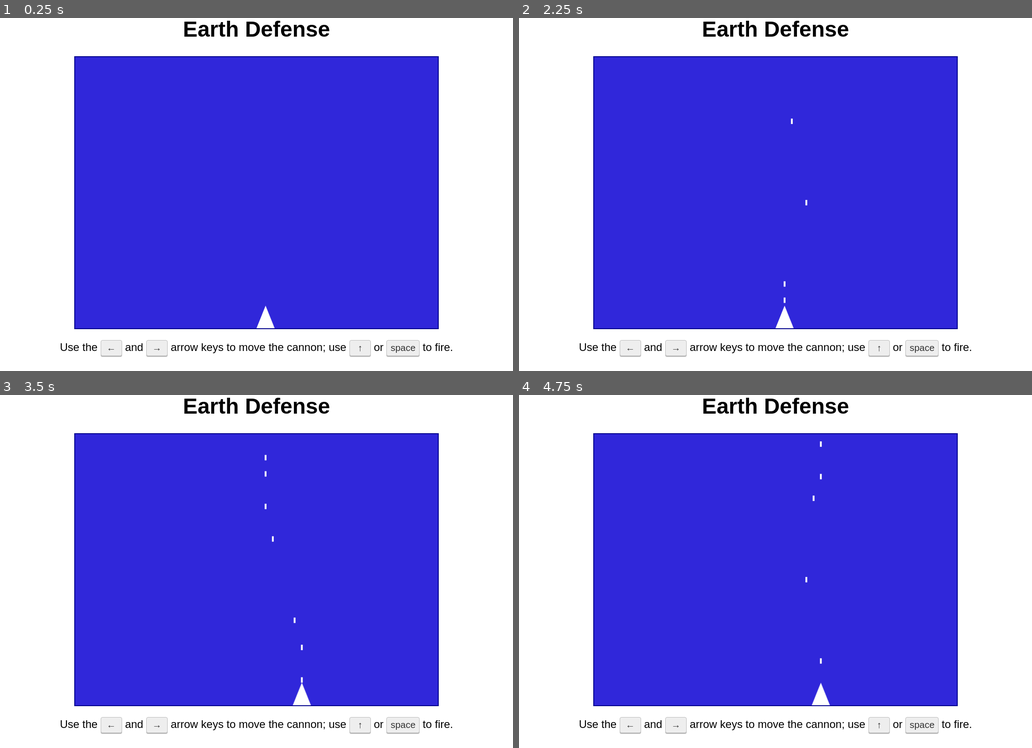
Above: before the commit, frames 1-4 (two rows, left to right).
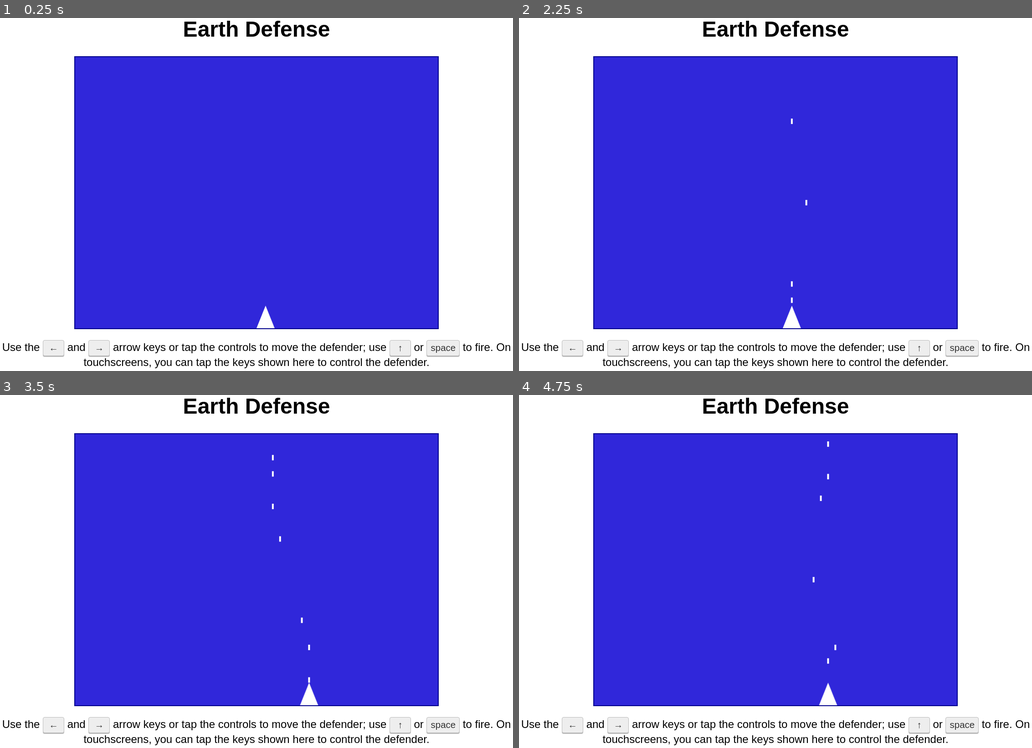
Above: after the commit, the same moments.

Repository: MDecker-MobileComputing/HTML_Game_EarthDefense
Game: browser game, page docs/index.html
Two runs of this game, one before a commit and one after it. Both use one fixed random seed, a clock stepped at 60 frames per second and the inputs below.
Inputs (mouse positions are in pixels of both pictures, inside the frame that each line leads up to):
- Up to frame 1 (0.25 s): no input
- Up to frame 2 (2.25 s): hold Right 1.03-1.53 s; tap Space at 1.1, 1.6, 2.1 s; hold Left 1.58-2.15 s; click (616, 349) at 2.02 s, where only the run after the commit has a clickable "→"; hold Up from 2.2 s (still down)
- Up to frame 3 (3.5 s): release Up at 2.5 s; hold Right 2.55-3.22 s; tap Space at 2.6, 3.1 s; hold Up from 3.27 s (still down)
- Up to frame 4 (4.75 s): release Up at 3.5 s; hold Left 3.55-3.98 s; tap Space at 3.6, 4.1, 4.6 s; hold Right 4.03-4.53 s; click (919, 726) at 4.52 s, where only the run after the commit has a clickable "↑"; hold Left from 4.58 s (still down)

The runs differ from the first frame. In frame 1, 1.6% of the frame differs, in the area x 0-100%, y 91-100%; in frame 2, 1.7%; in frame 3, 1.8%, in the area x 0-100%, y 16-100%; in frame 4, 1.8%.

Commit message:
Defender can now be moved also with touch

Diff:
--- a/docs/EarthDefense.css
+++ b/docs/EarthDefense.css
@@ -20,6 +20,20 @@
     line-height     : 1.4;
 }
 
+.control-button {
+    padding         : 0;
+    background      : none;
+    border          : 0;
+    font            : inherit;
+    cursor          : pointer;
+    touch-action    : manipulation;
+}
+
+.control-button:focus-visible {
+    outline         : 2px solid currentColor;
+    outline-offset  : 3px;
+}
+
 #gameArea {
     position        : relative;
     display         : block;
--- a/docs/EarthDefense.js
+++ b/docs/EarthDefense.js
@@ -1,15 +1,15 @@
 "use strict";
 
 const MOVE_STEP     = 2; // percent of the game area per key press
-const CANNON_WIDTH  = 40; // width of the cannon sprite (triangle) in px
-const CANNON_HEIGHT = 50; // height of the cannon sprite (triangle) in px
+const DEFENDER_WIDTH  = 40; // width of the defender sprite (triangle) in px
+const DEFENDER_HEIGHT = 50; // height of the defender sprite (triangle) in px
 const SHOT_LENGTH   = 12; // length of a projectile in px
 const SHOT_SPEED    = 6; // projectile movement per animation frame in px
 
 let canvas    = null;
 let context2d = null;
 
-let cannonLeft     = 50; // current horizontal position of the cannon in percent of the game area
+let defenderLeft     = 50; // current horizontal position of the defender in percent of the game area
 let shotsArray     = [];
 let animationFrame = null;
 
@@ -28,22 +28,30 @@
 
         handleKeydown( event, canvas, context2d );
     });
+
+    document.querySelectorAll( "[data-control]" ).forEach( function ( control ) {
+
+        control.addEventListener( "click", function ( event ) {
+
+            handleControl( event.currentTarget.dataset.control, canvas, context2d );
+        });
+    });
 });
 
 
 /*
- * Draws the cannon at its current position on the canvas.
+ * Draws the defender at its current position on the canvas.
  */
-function drawCannon( canvas, ctx ) {
+function drawDefender( canvas, ctx ) {
 
-    const baseX = ( canvas.width * cannonLeft ) / 100;
+    const baseX = ( canvas.width * defenderLeft ) / 100;
     const baseY = canvas.height; // base line rests on the bottom of the game area
 
     ctx.fillStyle = "#fff"; // pure white
     ctx.beginPath();
     ctx.moveTo( baseX, baseY );
-    ctx.lineTo( baseX + CANNON_WIDTH, baseY );
-    ctx.lineTo( baseX + CANNON_WIDTH / 2, baseY - CANNON_HEIGHT );
+    ctx.lineTo( baseX + DEFENDER_WIDTH, baseY );
+    ctx.lineTo( baseX + DEFENDER_WIDTH / 2, baseY - DEFENDER_HEIGHT );
     ctx.closePath();
     ctx.fill();
 }
@@ -68,12 +76,12 @@
 
 
 /*
- * Clears the game area and redraws the cannon and active projectiles.
+ * Clears the game area and redraws the defender and active projectiles.
  */
 function redrawGameArea( canvas, ctx ) {
 
     ctx.clearRect( 0, 0, canvas.width, canvas.height );
-    drawCannon( canvas, ctx );
+    drawDefender( canvas, ctx );
     drawShots( ctx );
 }
 
@@ -104,13 +112,13 @@
 
 
 /*
- * Fires a projectile from the cannon's tip at its current horizontal position.
+ * Fires a projectile from the defender's tip at its current horizontal position.
  */
 function fireShot() {
 
     shotsArray.push( {
-        x: ( canvas.width * cannonLeft ) / 100 + CANNON_WIDTH / 2,
-        y: canvas.height - CANNON_HEIGHT
+        x: ( canvas.width * defenderLeft ) / 100 + DEFENDER_WIDTH / 2,
+        y: canvas.height - DEFENDER_HEIGHT
     } );
 
     if ( animationFrame === null ) {
@@ -121,18 +129,38 @@
 
 
 /*
- * Moves the cannon by the given delta and redraws the game area.
+ * Moves the defender by the given delta and redraws the game area.
  */
-function moveCannon( delta, canvas, ctx ) {
+function moveDefender( delta, canvas, ctx ) {
 
-    const maxCannonLeft = ( canvas.width - CANNON_WIDTH ) / canvas.width * 100;
-    cannonLeft = Math.min( Math.max( cannonLeft + delta, 0 ), maxCannonLeft );
+    const maxDefenderLeft = ( canvas.width - DEFENDER_WIDTH ) / canvas.width * 100;
+    defenderLeft = Math.min( Math.max( defenderLeft + delta, 0 ), maxDefenderLeft );
     redrawGameArea( canvas, ctx );
 }
 
 
 /*
- * Handles keyboard events and moves the cannon accordingly.
+ * Executes a control action from either a keyboard key or a tapped button.
+ */
+function handleControl( control, canvas, ctx ) {
+
+    if ( control === "left" ) {
+
+        moveDefender( -MOVE_STEP, canvas, ctx );
+
+    } else if ( control === "right" ) {
+
+        moveDefender( MOVE_STEP, canvas, ctx );
+
+    } else if ( control === "fire" ) {
+
+        fireShot();
+    }
+}
+
+
+/*
+ * Handles keyboard events and moves the defender accordingly.
  */
 function handleKeydown( event, canvas, ctx ) {
 
@@ -140,18 +168,18 @@
 
         event.preventDefault();
 
-        moveCannon( -MOVE_STEP, canvas, ctx );
+        handleControl( "left", canvas, ctx );
 
     } else if ( event.key === "ArrowRight" ) {
 
         event.preventDefault();
 
-        moveCannon( MOVE_STEP, canvas, ctx );
+        handleControl( "right", canvas, ctx );
 
     } else if ( event.key === "ArrowUp" || event.code === "Space" || event.key === " " ) {
 
         event.preventDefault();
 
-        fireShot();
+        handleControl( "fire", canvas, ctx );
     }
 }
--- a/docs/index.html
+++ b/docs/index.html
@@ -16,8 +16,16 @@
     </canvas>
 
     <p>
-      Use the <kbd>&larr;</kbd> and <kbd>&rarr;</kbd> arrow keys to move the cannon;
-      use <kbd>&uarr;</kbd> or <kbd>space</kbd> to fire.
+      Use the
+      <button type="button" class="control-button" data-control="left" aria-label="Move defender left"><kbd>&larr;</kbd></button>
+      and
+      <button type="button" class="control-button" data-control="right" aria-label="Move defender right"><kbd>&rarr;</kbd></button>
+      arrow keys or tap the controls to move the defender; use
+      <button type="button" class="control-button" data-control="fire" aria-label="Fire"><kbd>&uarr;</kbd></button>
+      or
+      <button type="button" class="control-button" data-control="fire" aria-label="Fire"><kbd>space</kbd></button>
+      to fire.
+      On touchscreens, you can tap the keys shown here to control the defender.
     </p>
 
   </body>
